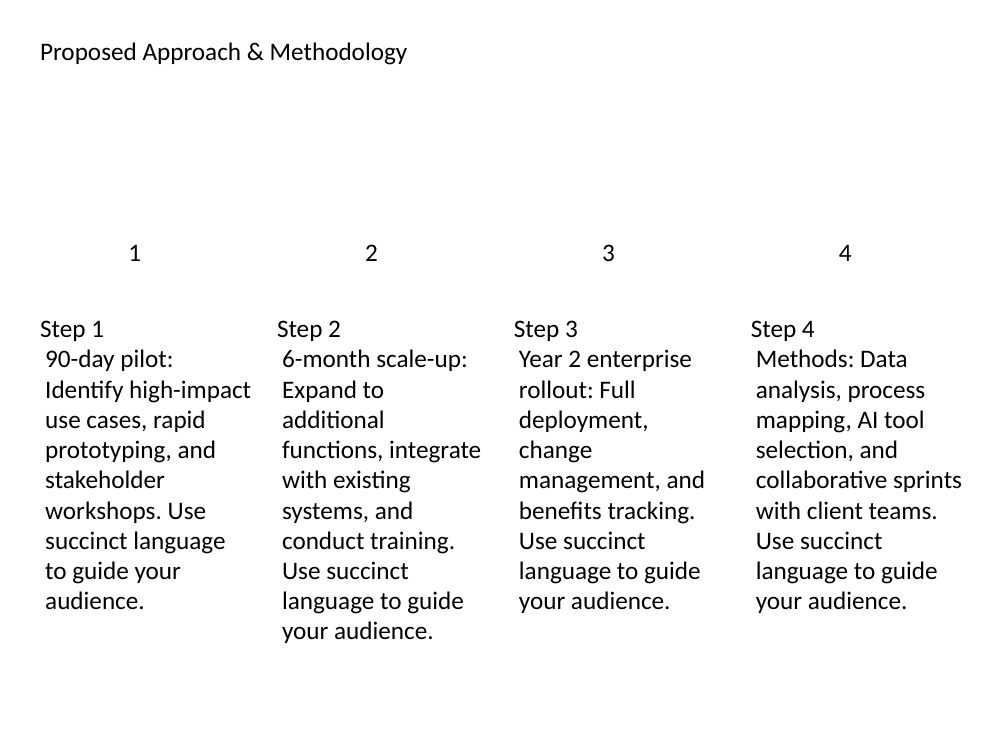
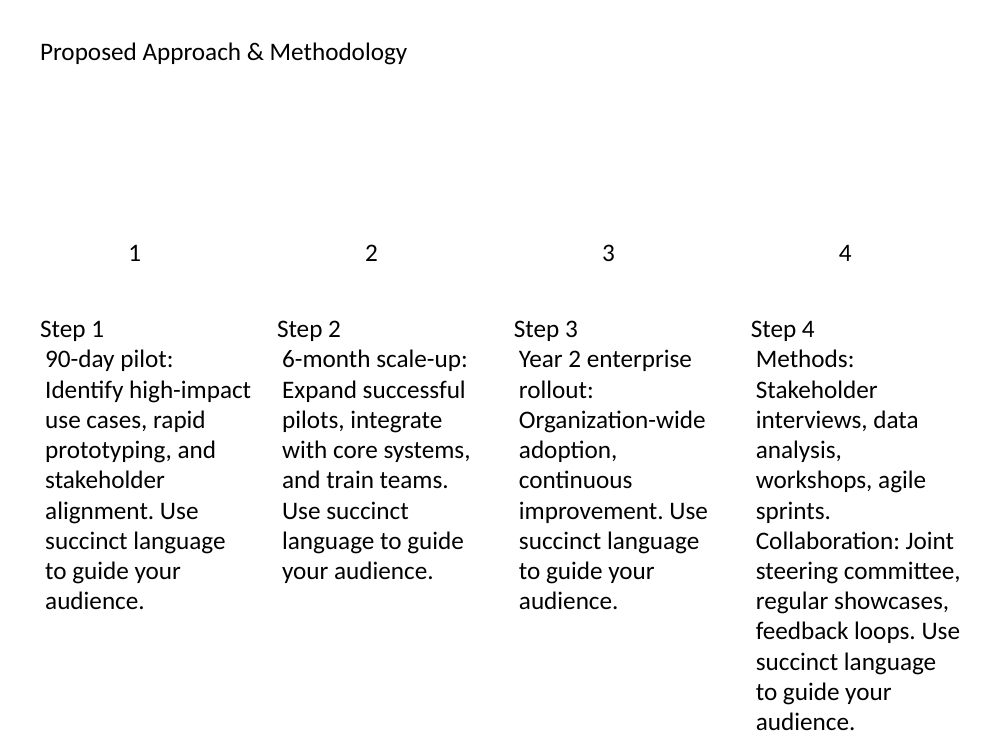
Before and after one commit to vedant1811/kenley-create-decks, a slide deck: slide 4 of src/lib/output/GeneratedPresentation.pptx. Drawn at 1008x756 pixels with LibreOffice and Linux fonts; fonts in the diff are those of the drawing. Boxes give left, top, right and bottom in pixels: in the first picture for what was removed or moved away, otherwise in the second. Text is boxed around its words. In the diff, an @@ line names an element or a change of style, - is before the commit and + after.

Commit message:
pptx to pdf

```diff
--- a/src/lib/output/GeneratedPresentation.pptx
+++ b/src/lib/output/GeneratedPresentation.pptx
@@ text at box(45, 349, 251, 610): text changed @@
-90-day pilot: Identify high-impact use cases, rapid prototyping, and stakeholder workshops. Use succinct language to guide your audience.
+90-day pilot: Identify high-impact use cases, rapid prototyping, and stakeholder alignment. Use succinct language to guide your audience.
@@ text at box(282, 349, 471, 583): text changed @@
-6-month scale-up: Expand to additional functions, integrate with existing systems, and conduct training. Use succinct language to guide your audience.
+6-month scale-up: Expand successful pilots, integrate with core systems, and train teams. Use succinct language to guide your audience.
@@ text at box(519, 349, 708, 610): text changed @@
-Year 2 enterprise rollout: Full deployment, change management, and benefits tracking. Use succinct language to guide your audience.
+Year 2 enterprise rollout: Organization-wide adoption, continuous improvement. Use succinct language to guide your audience.
@@ text at box(756, 349, 961, 730): text changed @@
-Methods: Data analysis, process mapping, AI tool selection, and collaborative sprints with client teams. Use succinct language to guide your audience.
+Methods: Stakeholder interviews, data analysis, workshops, agile sprints. Collaboration: Joint steering committee, regular showcases, feedback loops. Use succinct language to guide your audience.
```
Also in this commit, not shown: 6 other slides changed, 2 slides added, 2 slides removed, 3 other files.
